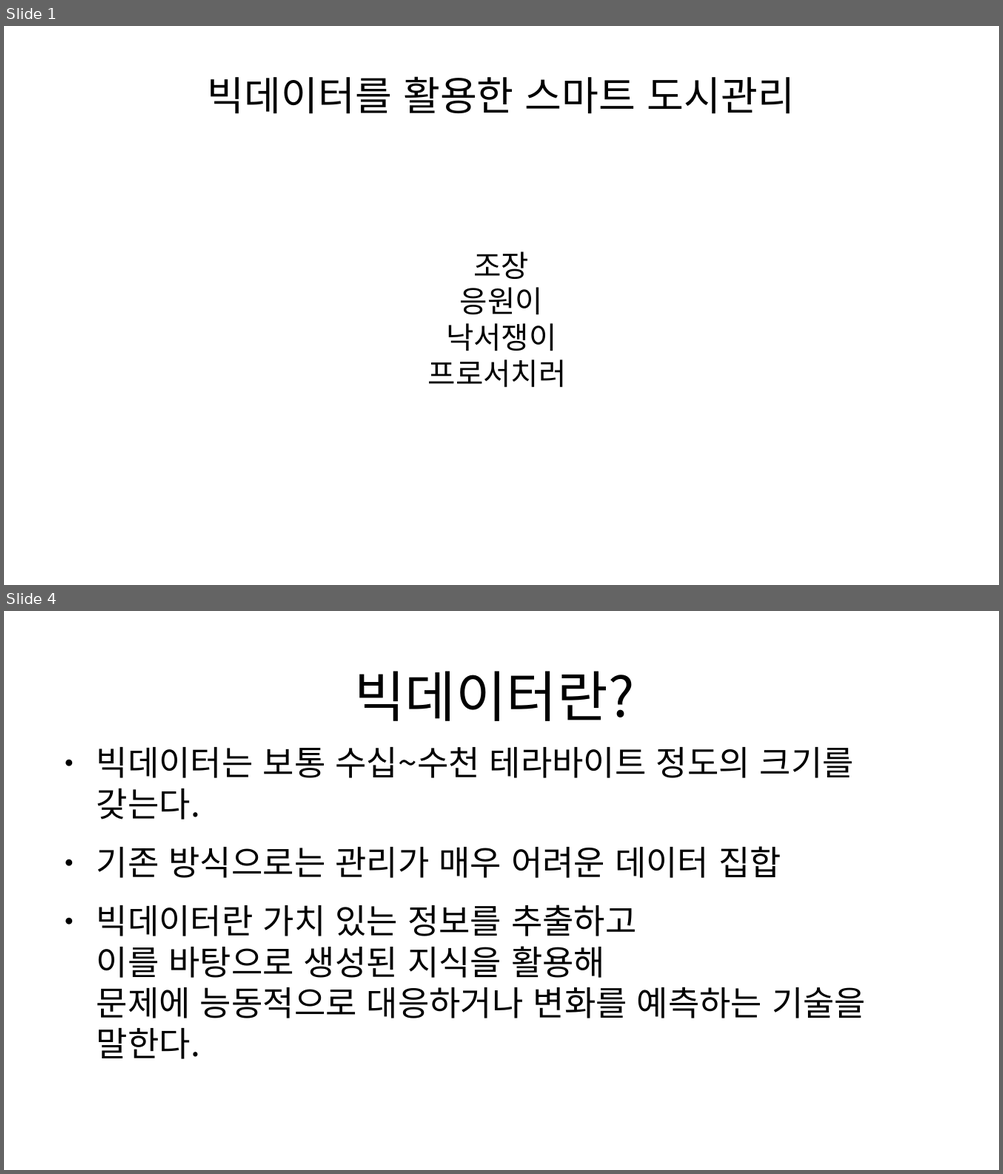
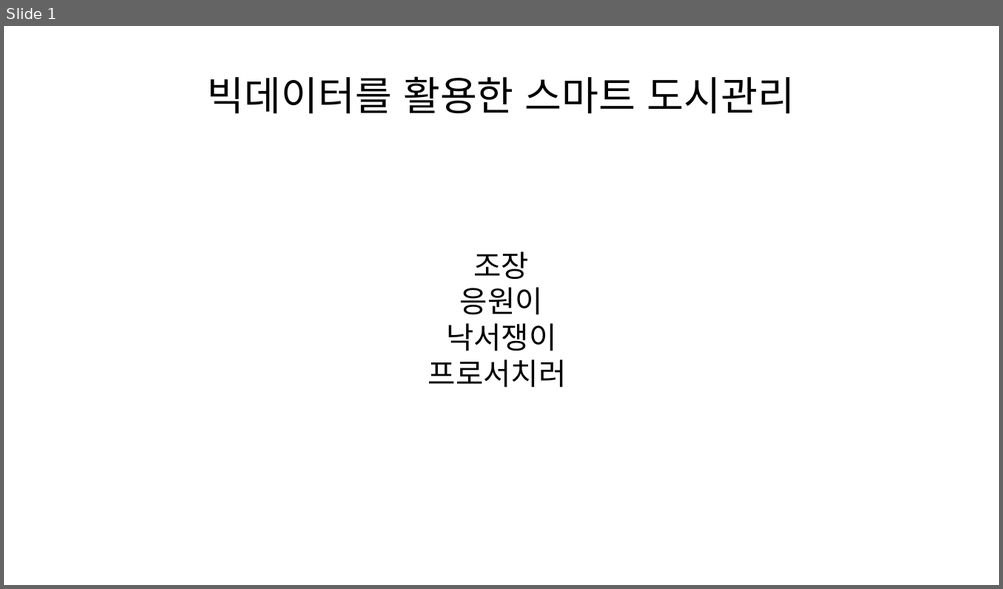
Before and after one commit to lapass50025/odp, a slide deck: 빅데이터를활용한스마트도시관리.odp. Shown one above the other, each under a label of ours: slides 1 and 4 before the commit, slide 1 after it; the slides between them are not shown. The pictures are 1003x1174 and 1003x589 pixels, drawn with LibreOffice and Linux fonts; fonts in the diff are those of the drawing. Boxes give left, top, right and bottom in pixels: in the first picture for what was removed or moved away, otherwise in the second. Text is boxed around its words. In the diff, an @@ line names an element or a change of style, - is before the commit and + after.

```diff
--- a/빅데이터를활용한스마트도시관리.odp
+++ b/빅데이터를활용한스마트도시관리.odp
@@ slide 4 removed at (4, 611, 999, 1170), background #FFFFFF @@
@@ title removed at (354, 671, 634, 721) @@
-빅데이터란?
@@ text removed at (96, 747, 865, 1059) @@
-● 빅데이터는 보통 수십~수천 테라바이트 정도의 크기를 갖는다.
-● 기존 방식으로는 관리가 매우 어려운 데이터 집합
-● 빅데이터란 가치 있는 정보를 추출하고
-  이를 바탕으로 생성된 지식을 활용해
-  문제에 능동적으로 대응하거나 변화를 예측하는 기술을 말한다.
```
Also in this commit, not shown: 4 slides changed, 1 other slide removed.
